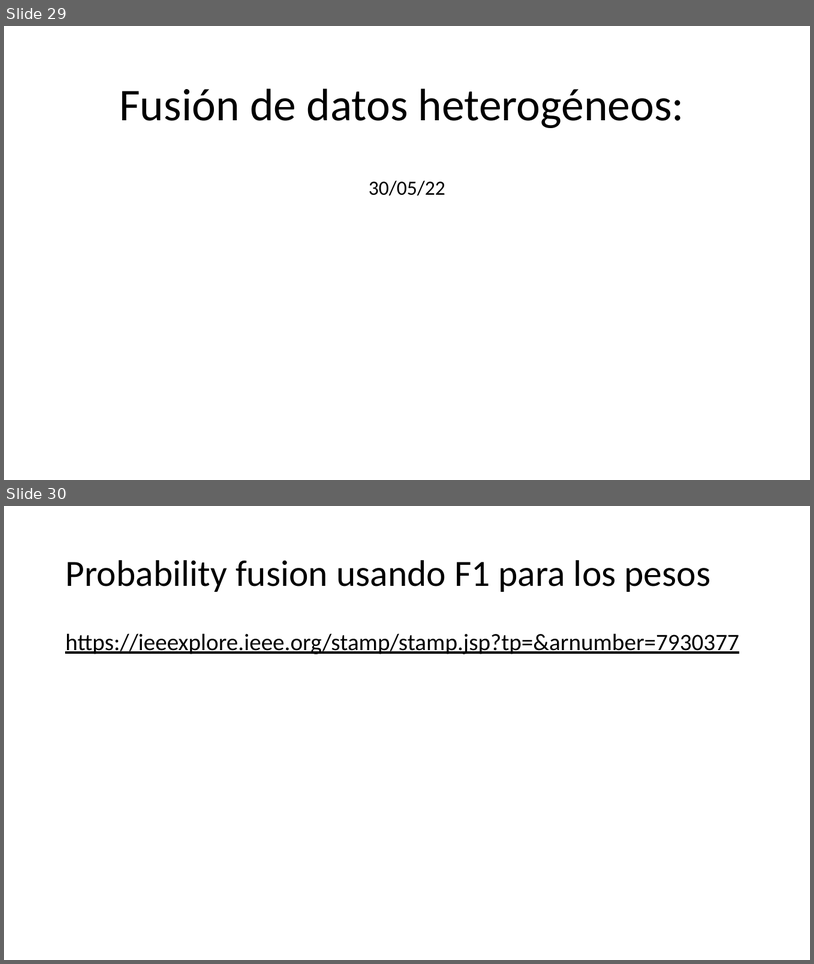
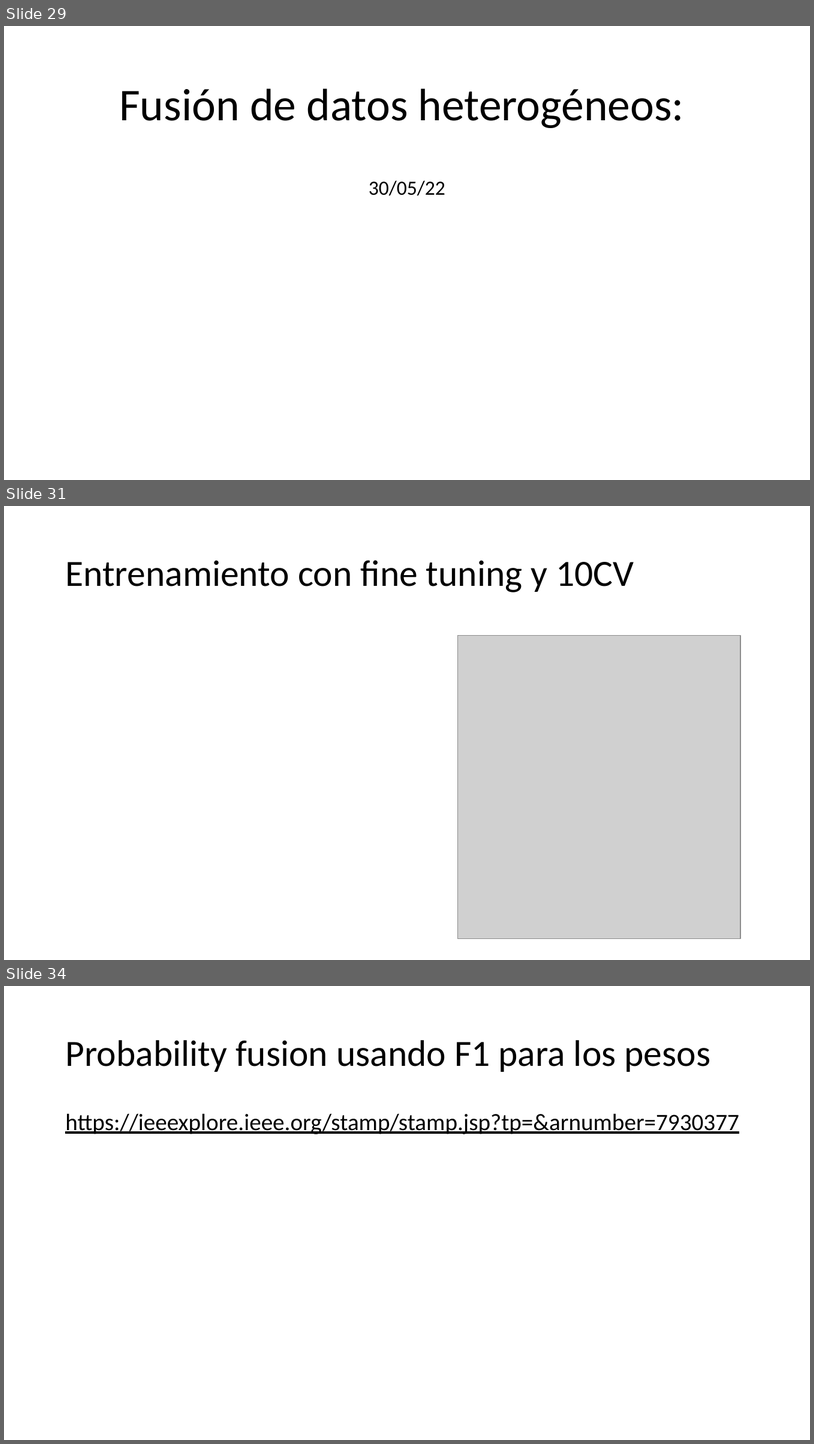
Before and after one commit to alejandroborj/heterogeneous-data, a slide deck: pregunta.pptx. Shown one above the other, each under a label of ours: slides 29 and 30 before the commit, slides 29, 31 and 34 after it; the slides between them are not shown. The pictures are 814x964 and 814x1444 pixels, drawn with LibreOffice and Linux fonts; fonts in the diff are those of the drawing; grey boxes stand for pictures. Boxes give left, top, right and bottom in pixels: in the first picture for what was removed or moved away, otherwise in the second. Text is boxed around its words. In the diff, an @@ line names an element or a change of style, - is before the commit and + after.

```diff
--- a/pregunta.pptx
+++ b/pregunta.pptx
@@ slide 31 added at bbox=[4, 506, 810, 960], background #FFFFFF @@
@@ title added at bbox=[65, 560, 634, 592], 44 pt, text #000000 @@
+Entrenamiento con fine tuning y 10CV
@@ picture added at bbox=[458, 636, 741, 939] @@
@@ what was slide 30 is now slide 34 @@
```
Also in this commit, not shown: 1 slide changed, 2 other slides added, 2 slides removed, 48 other files.
